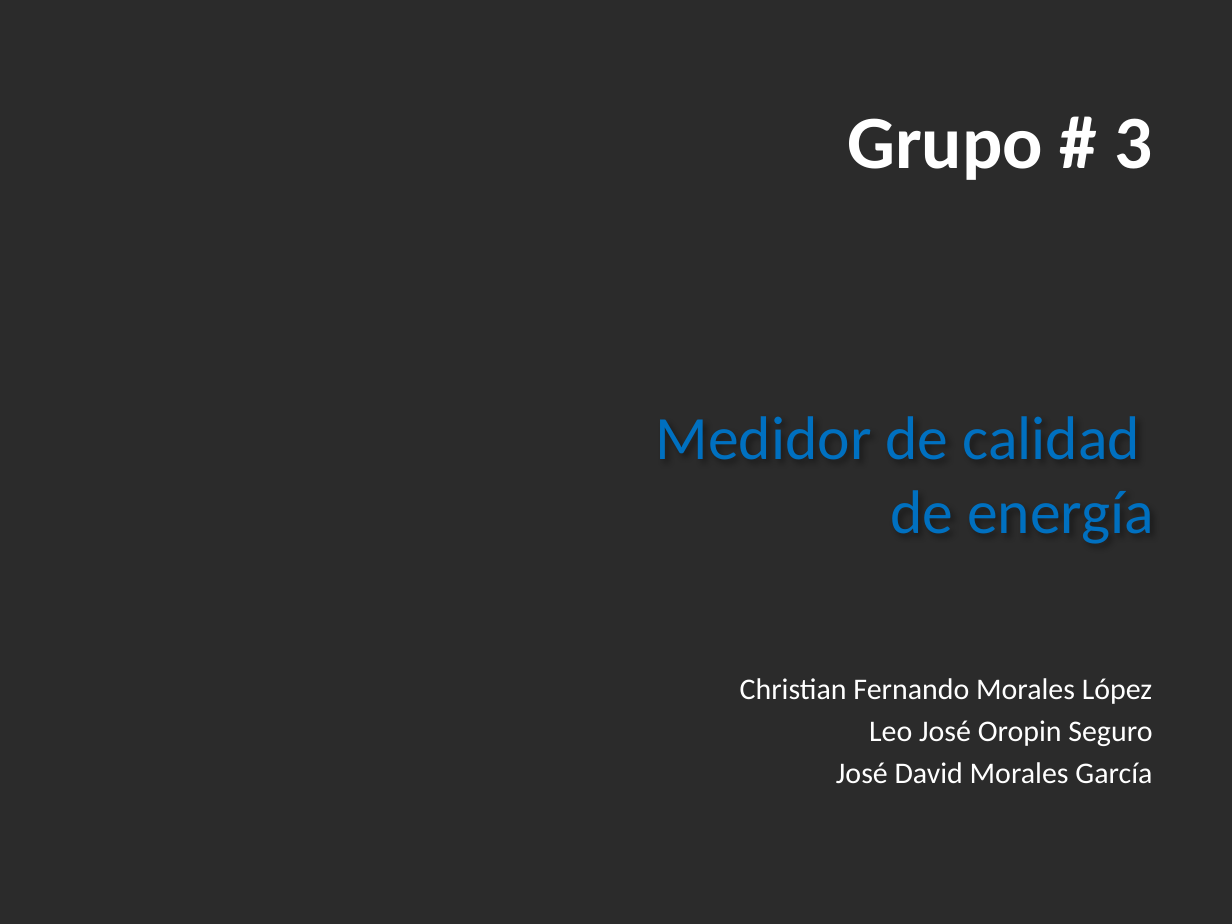
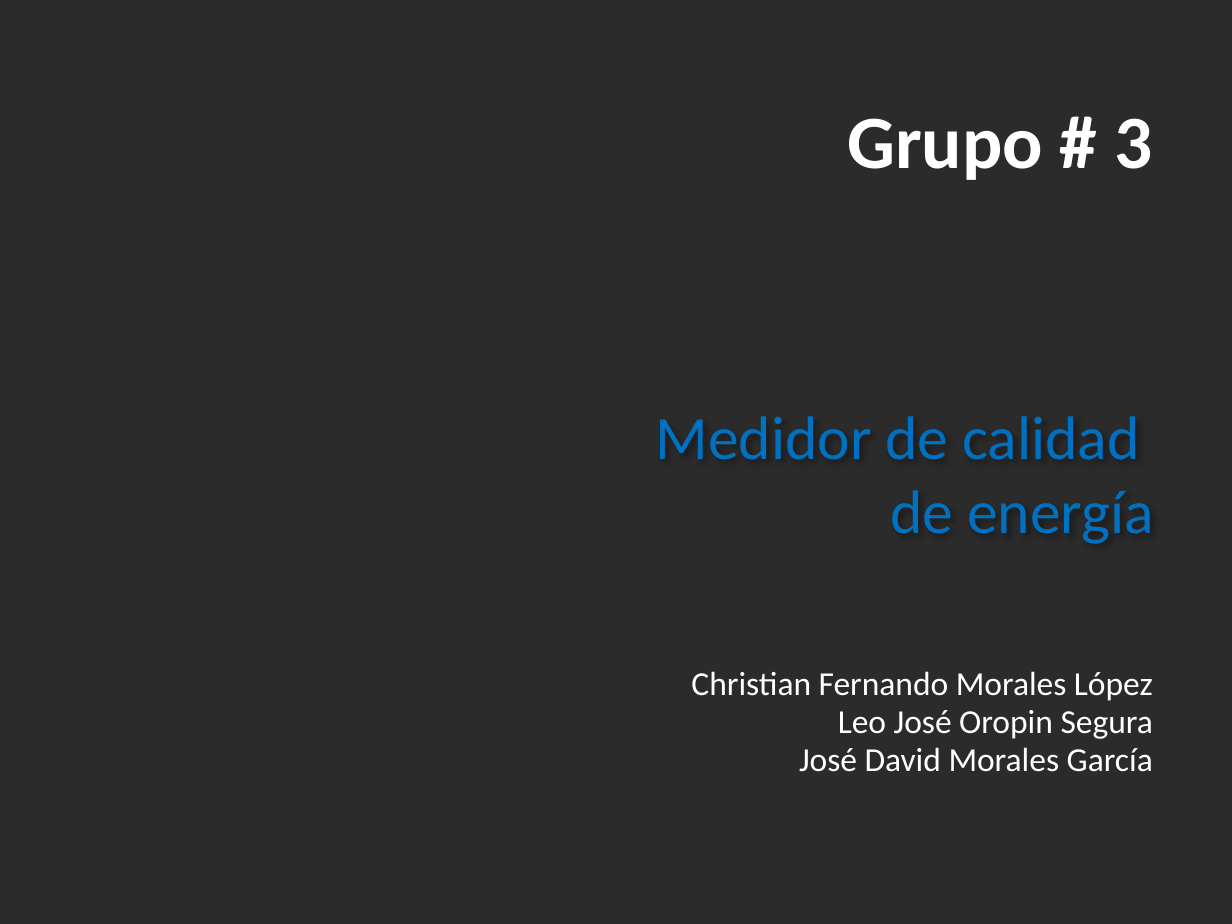
Before and after one commit to FEATURE-ENGINEERING-G3/PROYECTO, a slide deck: slide 1 of Proyecto_Final_Grupo3.pptx. Drawn at 1232x924 pixels with LibreOffice and Linux fonts; fonts in the diff are those of the drawing; background and template pictures are left out; a plain dark background stands for a picture behind light text. Boxes give left, top, right and bottom in pixels: in the first picture for what was removed or moved away, otherwise in the second. Text is boxed around its words. In the diff, an @@ line names an element or a change of style, - is before the commit and + after.

```diff
--- a/Proyecto_Final_Grupo3.pptx
+++ b/Proyecto_Final_Grupo3.pptx
@@ subtitle at [691,671,1153,772]: size 17.5 to 19.6 pt in "Christian Fernando Morales López", "José David Morales García"; line spacing 1 to 0.8; less space between paragraphs @@
@@ subtitle at [838,710,1153,739]: text changed; size 17.5 to 19.6 pt @@
-Leo José Oropin Seguro
+Leo José Oropin Segura
```
Also in this commit, not shown: 9 other slides changed, 1 other file.
